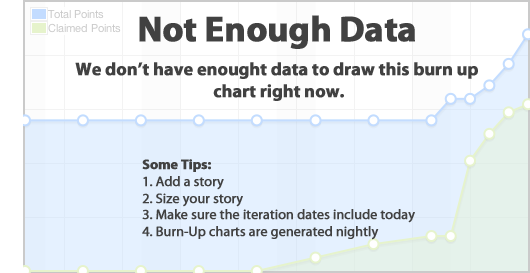
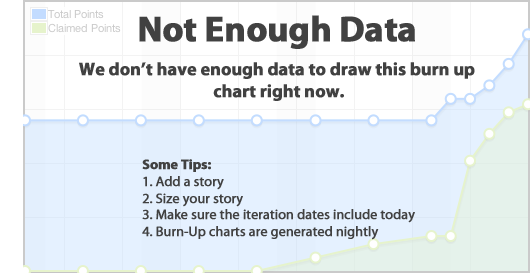
Before/after of a 530 × 273 layered artwork. What changed in the layer stack:
renamed "We don’t have enought data to draw this burn up chart right no" to "We don’t have enough data to draw this burn up chart right now", painted on it over 75, 62, 478, 79
